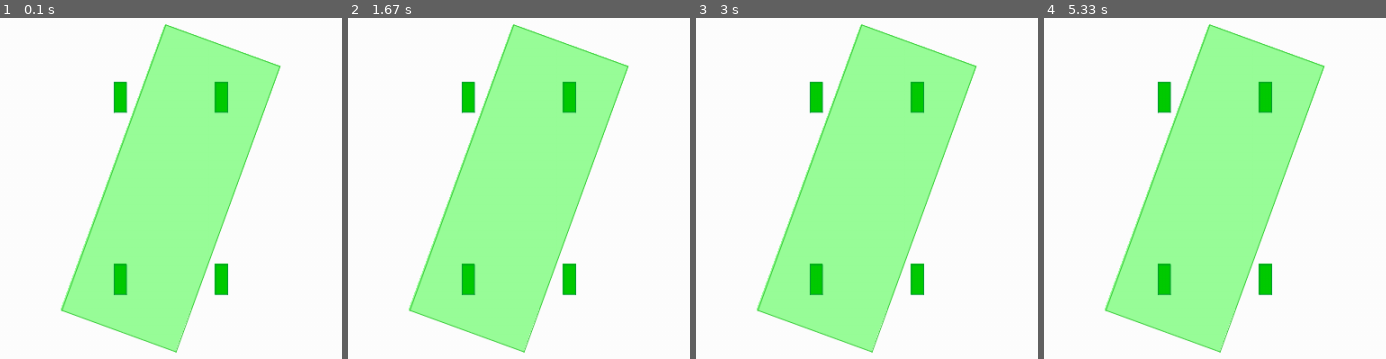
Above: before the commit, frames 1-4 (left to right).
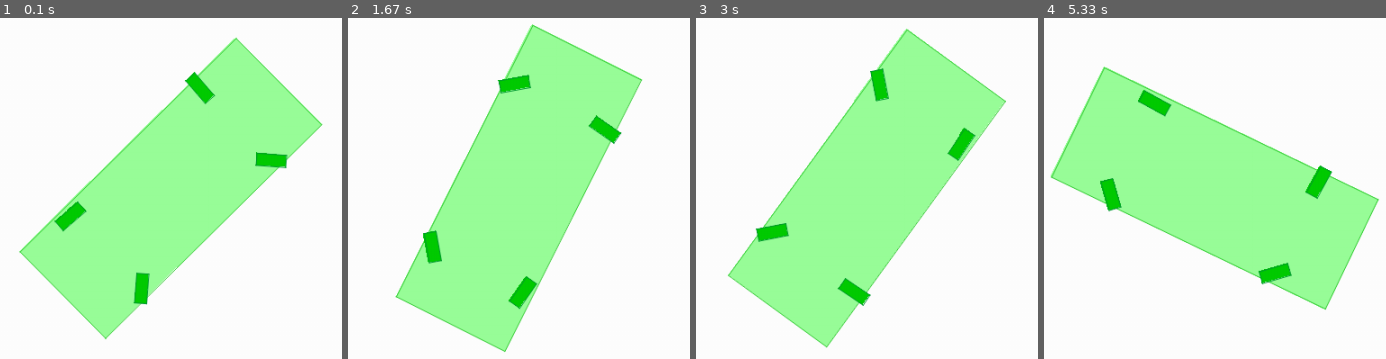
Above: after the commit, the same moments.

Repository: Bobbassoonguy/AutonomousVehicles
Game: pygame game, started from Scenarios/Scenario1_create_car.py
The game is run twice, just before and just after one commit, with the same random seed, the same clock (stepped at 60 frames per second) and the same inputs.
Inputs:
- Up to frame 1 (0.1 s): no input
- Up to frame 2 (1.67 s): no input
- Up to frame 3 (3 s): no input
- Up to frame 4 (5.33 s): no input

The runs differ from the first frame. In frame 1, 19% of the frame differs, in the area x 5-95%, y 1-99%; in frame 2, 8.9%; in frame 3, 14%; in frame 4, 40%, in the area x 1-98%, y 1-99%.

Commit message:
car and tire rotation

Diff:
--- a/Classes/Shape.py
+++ b/Classes/Shape.py
@@ -22,17 +22,14 @@
 
     def rotate(self, angle, rotation_center="None"):
         centroid = self.get_centroid()
+        angle = math.radians(angle)
         if rotation_center != "None":
             centroid = rotation_center
         for i in self.points:
             x = i[0]-centroid[0]
             y = i[1]-centroid[1]
-            print(str(x) + ", " + str(y))
             i[0] = x * math.cos(angle) - y * math.sin(angle) + centroid[0]
             i[1] = x * math.sin(angle) + y * math.cos(angle) + centroid[1]
-            x = i[0] - centroid[0]
-            y = i[1] - centroid[1]
-            print(str(x) + ", " + str(y))
 
     def move(self, x_offset, y_offset):
         for i in self.points:
--- a/Classes/Vehicle.py
+++ b/Classes/Vehicle.py
@@ -53,8 +53,10 @@
         self.back_right_wheel.draw()
         self.back_left_wheel.draw()
 
-    def turn(self, degrees):
-        self.outline.rotate(math.radians(degrees))
+    def turn(self, degrees, rotation_point):
+        self.outline.rotate(degrees)
+        for i in self.wheels:
+            i.rotate(degrees, rotation_point)
 
         # foo bar
 
@@ -93,3 +95,15 @@
 
     def draw(self):
         self.outline.draw()
+
+    def move_to(self, x, y):
+        self.outline.move_point_to_point(self.outline.get_centroid(), [x, y])
+        self.x = x
+        self.y = y
+
+    def rotate(self, angle, rotation_point="centroid"):
+        if rotation_point == "centroid":
+            rotation_point = self.outline.get_centroid()
+        self.outline.rotate(angle, rotation_point)
+        self.x = self.outline.get_centroid()[0]
+        self.y = self.outline.get_centroid()[1]
--- a/Scenarios/Scenario1_create_car.py
+++ b/Scenarios/Scenario1_create_car.py
@@ -1,3 +1,5 @@
+import math
+
 import pygame
 from Classes.Scenario import Scenario
 pygame.init()
@@ -7,11 +9,22 @@
 clock = pygame.time.Clock()
 
 main.addCar()
-main.vehicles[0].turn(20)
+main.vehicles[0].turn(45, main.vehicles[0].outline.get_centroid())
+main.vehicles[0].front_right_wheel.rotate(45)
+main.vehicles[0].front_left_wheel.rotate(90)
+main.vehicles[0].back_right_wheel.rotate(135)
+main.vehicles[0].back_left_wheel.rotate(180)
+counter = 0
 
 while not done:
     clock.tick(main.FPS)
     main.main()
+    counter += 1
+    main.vehicles[0].turn(counter/30.0, main.vehicles[0].outline.get_centroid())
+    main.vehicles[0].front_right_wheel.rotate(1)
+    main.vehicles[0].front_left_wheel.rotate(1)
+    main.vehicles[0].back_right_wheel.rotate(1)
+    main.vehicles[0].back_left_wheel.rotate(1)
 
     for event in pygame.event.get():
         if event.type == pygame.QUIT:
